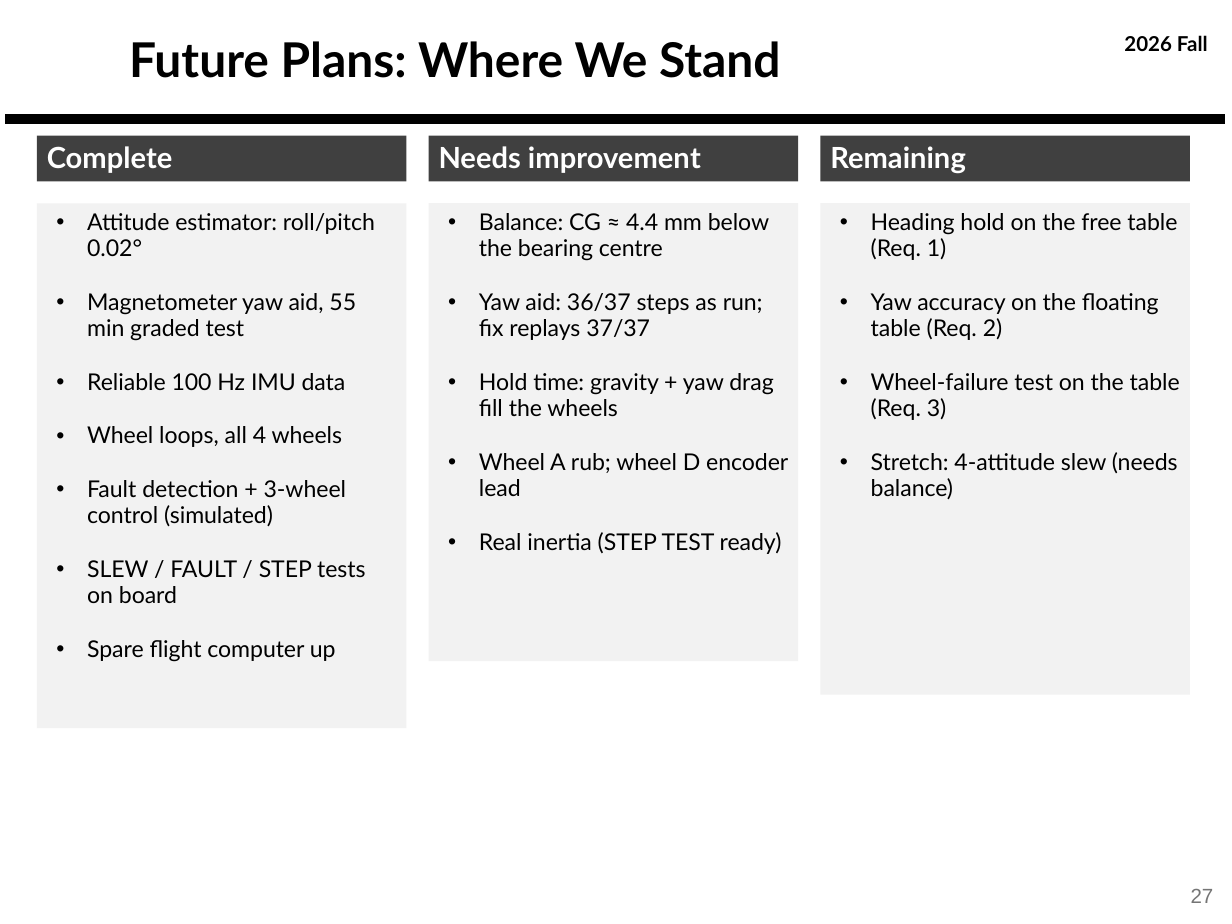
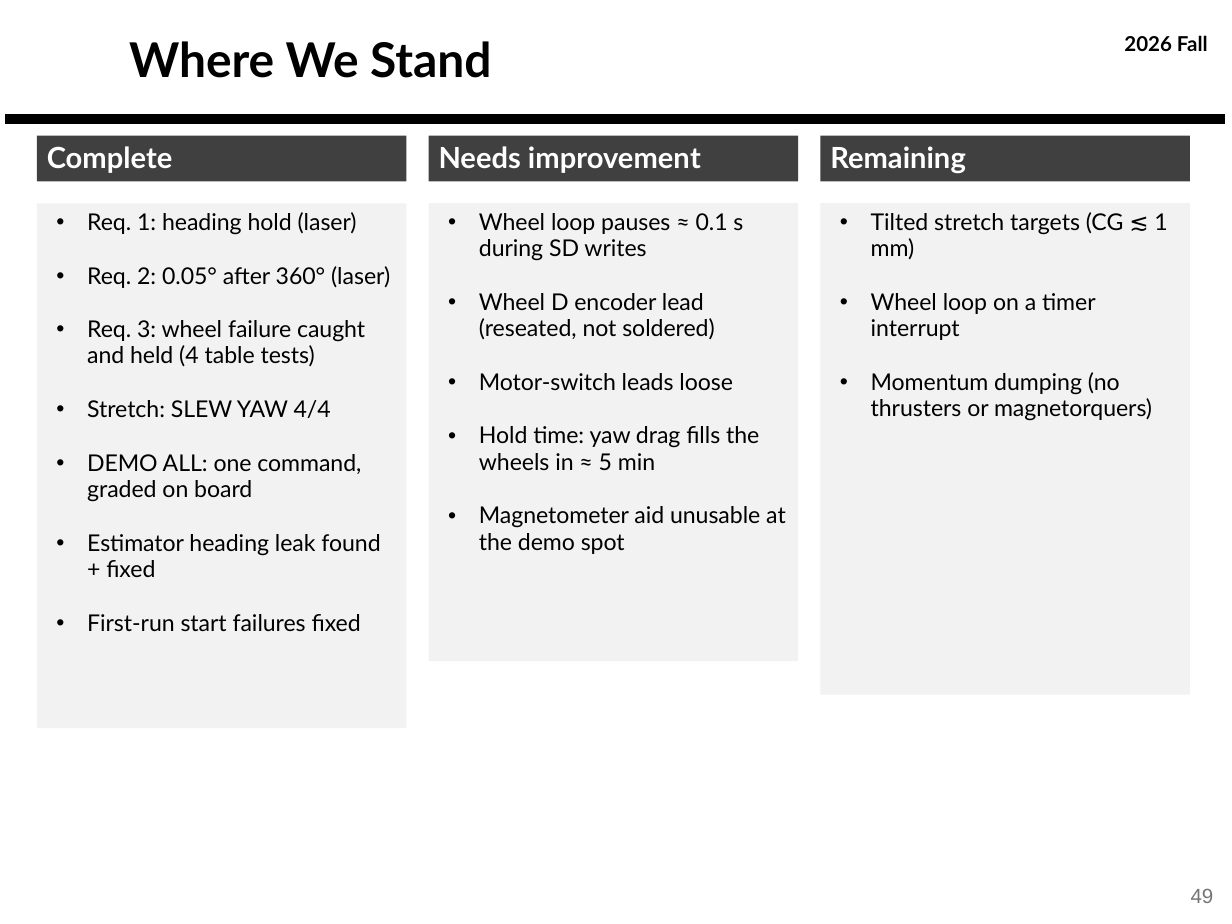
Before and after one commit to derek-weissinger-usafa/Astro-331-Lab-8, a slide deck: slide 49 of Reports/Astro 331 Lab 8_2_3 Body Final Pres.pptx (slide 27 before the commit). Drawn at 1232x924 pixels with LibreOffice and Linux fonts; fonts in the diff are those of the drawing; background and template pictures are left out. Boxes give left, top, right and bottom in pixels: in the first picture for what was removed or moved away, otherwise in the second. Text is boxed around its words. In the diff, an @@ line names an element or a change of style, - is before the commit and + after.

```diff
--- a/Reports/Astro 331 Lab 8_2_3 Body Final Pres.pptx
+++ b/Reports/Astro 331 Lab 8_2_3 Body Final Pres.pptx
@@ title at bbox=[129, 41, 491, 78]: text changed @@
-Future Plans: Where We Stand
+Where We Stand
@@ text in rectangle at bbox=[87, 212, 390, 632]: text changed @@
-• Attitude estimator: roll/pitch 0.02°
-• Magnetometer yaw aid, 55 min graded test
-• Reliable 100 Hz IMU data
-• Wheel loops, all 4 wheels
-• Fault detection + 3-wheel control (simulated)
-• SLEW / FAULT / STEP tests on board
-• Spare flight computer up
+• Req. 1: heading hold (laser)
+• Req. 2: 0.05° after 360° (laser)
+• Req. 3: wheel failure caught and held (4 table tests)
+• Stretch: SLEW YAW 4/4
+• DEMO ALL: one command, graded on board
+• Estimator heading leak found + fixed
+• First-run start failures fixed
@@ text in rectangle at bbox=[479, 213, 786, 554]: text changed @@
-• Balance: CG ≈ 4.4 mm below the bearing centre
-• Yaw aid: 36/37 steps as run; fix replays 37/37
-• Hold time: gravity + yaw drag fill the wheels
-• Wheel A rub; wheel D encoder lead
-• Real inertia (STEP TEST ready)
+• Wheel loop pauses ≈ 0.1 s during SD writes
+• Wheel D encoder lead (reseated, not soldered)
+• Motor-switch leads loose
+• Hold time: yaw drag fills the wheels in ≈ 5 min
+• Magnetometer aid unusable at the demo spot
@@ text in rectangle at bbox=[871, 212, 1167, 421]: text changed @@
-• Heading hold on the free table (Req. 1)
-• Yaw accuracy on the floating table (Req. 2)
-• Wheel-failure test on the table (Req. 3)
-• Stretch: 4-attitude slew (needs balance)
+• Tilted stretch targets (CG ≲ 1 mm)
+• Wheel loop on a timer interrupt
+• Momentum dumping (no thrusters or magnetorquers)
@@ page number at bbox=[1191, 889, 1214, 903]: text changed @@
-27
+49
```
Also in this commit, not shown: 11 other slides changed, 22 slides added, 8 other files.
